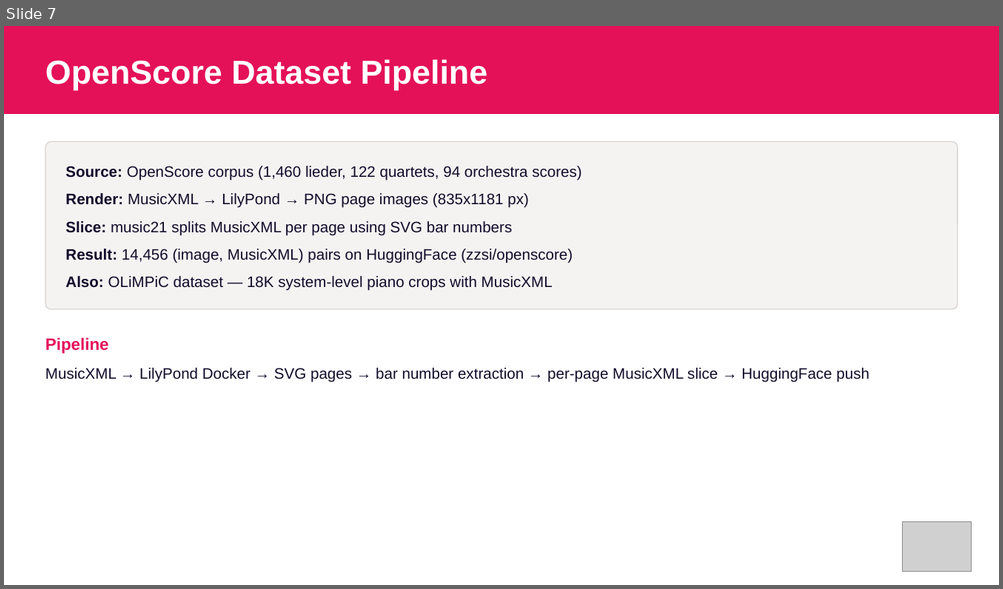
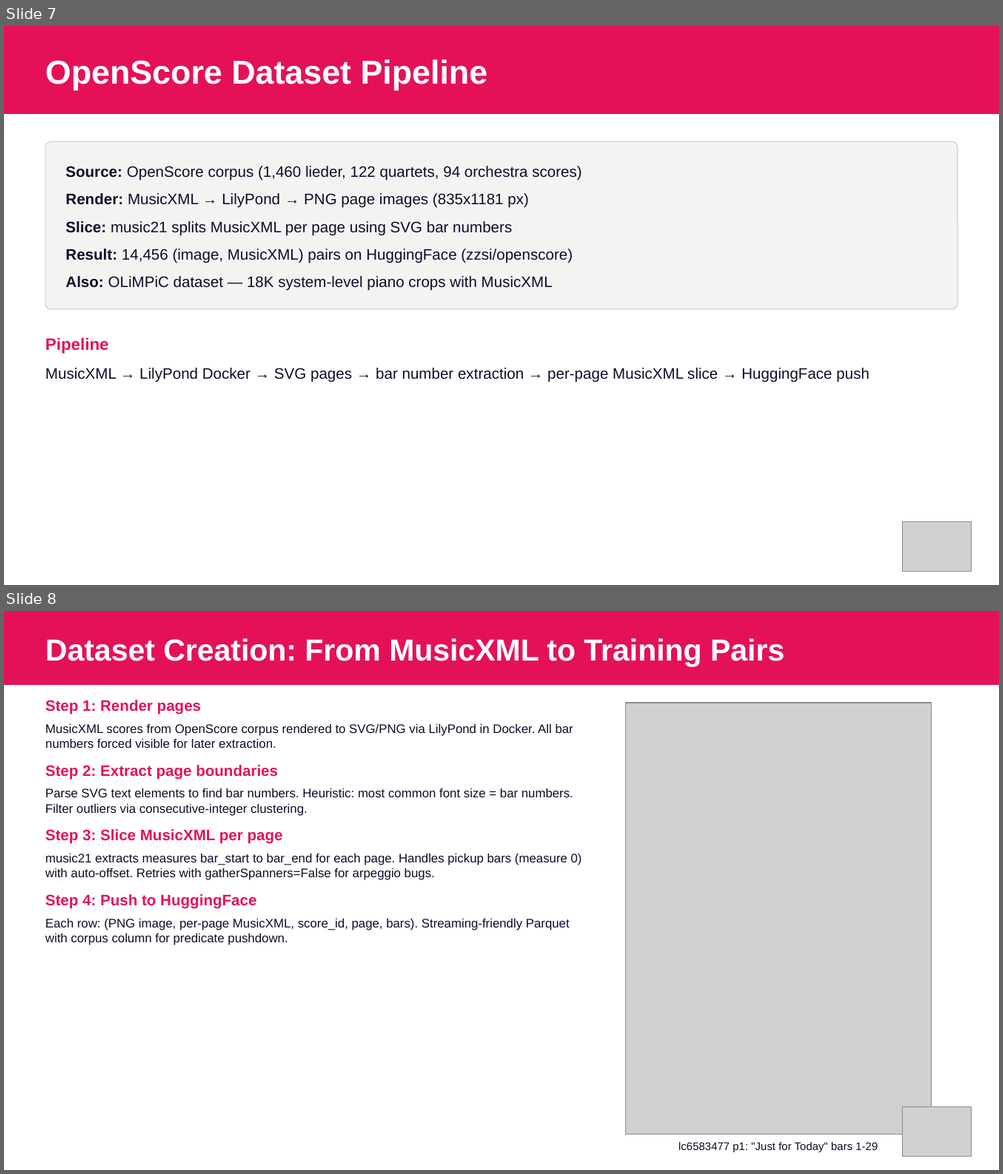
Before and after one commit to kungfuai/CVlization, a slide deck: examples/perception/optical_music_recognition/slides-omr-mxc/omr-mxc-results.pptx. Shown one above the other, each under a label of ours: slide 7 before the commit, slides 7 and 8 after it. The pictures are 1003x589 and 1003x1174 pixels, drawn with LibreOffice and Linux fonts; fonts in the diff are those of the drawing; grey boxes stand for pictures. Boxes give left, top, right and bottom in pixels: in the first picture for what was removed or moved away, otherwise in the second. Text is boxed around its words. In the diff, an @@ line names an element or a change of style, - is before the commit and + after.

Commit message:
Add 3 dataset pipeline slides: creation details, XML vs MXC example, engineering challenges

```diff
--- a/examples/perception/optical_music_recognition/slides-omr-mxc/omr-mxc-results.pptx
+++ b/examples/perception/optical_music_recognition/slides-omr-mxc/omr-mxc-results.pptx
@@ slide 8 added at [4, 611, 999, 1170], background #FFFFFF @@
@@ rectangle added at [4, 611, 999, 684], fill #E41159 @@
@@ text added at [45, 638, 784, 667], 22 pt, text #FFFFFF, bold @@
+Dataset Creation: From MusicXML to Training Pairs
@@ text added at [45, 700, 201, 715], 11 pt, text #E41159, bold @@
+Step 1: Render pages
@@ picture added at [626, 703, 932, 1134] @@
@@ text added at [45, 723, 573, 748], 9 pt, text #110A29 @@
+MusicXML scores from OpenScore corpus rendered to SVG/PNG via LilyPond in Docker. All bar numbers forced visible for later extraction.
@@ text added at [45, 765, 278, 779], 11 pt, text #E41159, bold @@
+Step 2: Extract page boundaries
@@ text added at [45, 788, 573, 816], 9 pt, text #110A29 @@
+Parse SVG text elements to find bar numbers. Heuristic: most common font size = bar numbers. Filter outliers via consecutive-integer clustering.
@@ text added at [45, 829, 283, 844], 11 pt, text #E41159, bold @@
+Step 3: Slice MusicXML per page
@@ text added at [45, 853, 582, 880], 9 pt, text #110A29 @@
+music21 extracts measures bar_start to bar_end for each page. Handles pickup bars (measure 0) with auto-offset. Retries with gatherSpanners=False for arpeggio bugs.
@@ text added at [45, 894, 256, 909], 11 pt, text #E41159, bold @@
+Step 4: Push to HuggingFace
@@ text added at [45, 918, 569, 945], 9 pt, text #110A29 @@
+Each row: (PNG image, per-page MusicXML, score_id, page, bars). Streaming-friendly Parquet with corpus column for predicate pushdown.
@@ picture added at [902, 1108, 970, 1157] @@
@@ text added at [678, 1142, 877, 1153], 8 pt, text #110A29 @@
+lc6583477 p1: "Just for Today" bars 1-29
```
Also in this commit, not shown: 2 other slides added, 4 other files.
